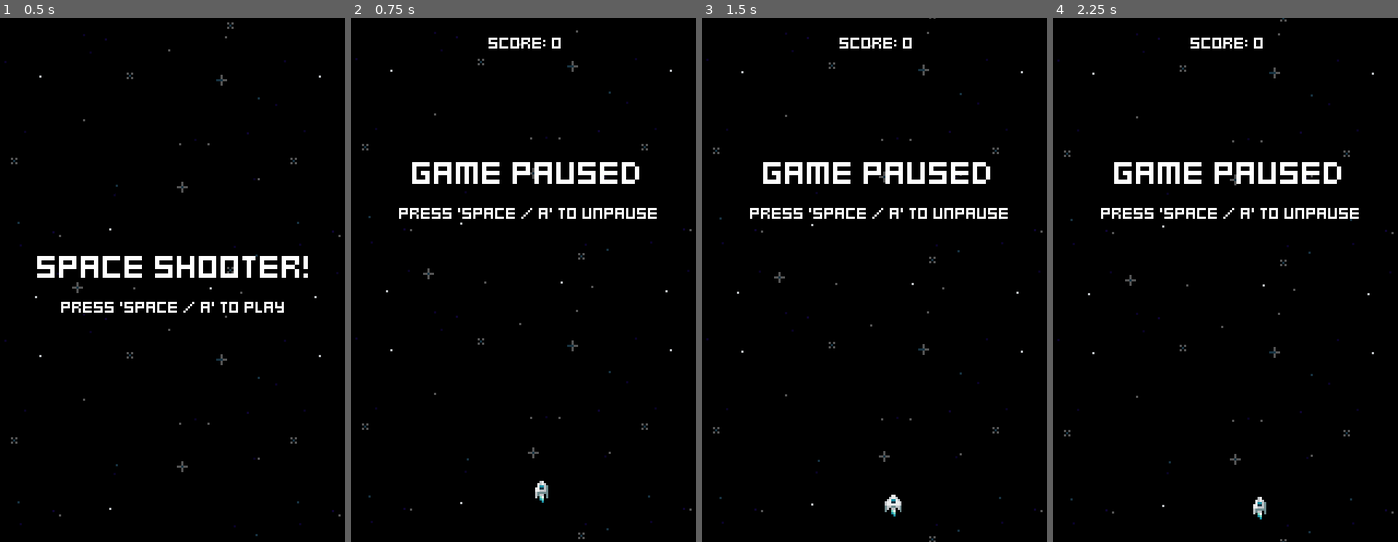
Above: before the commit, frames 1-4 (left to right).
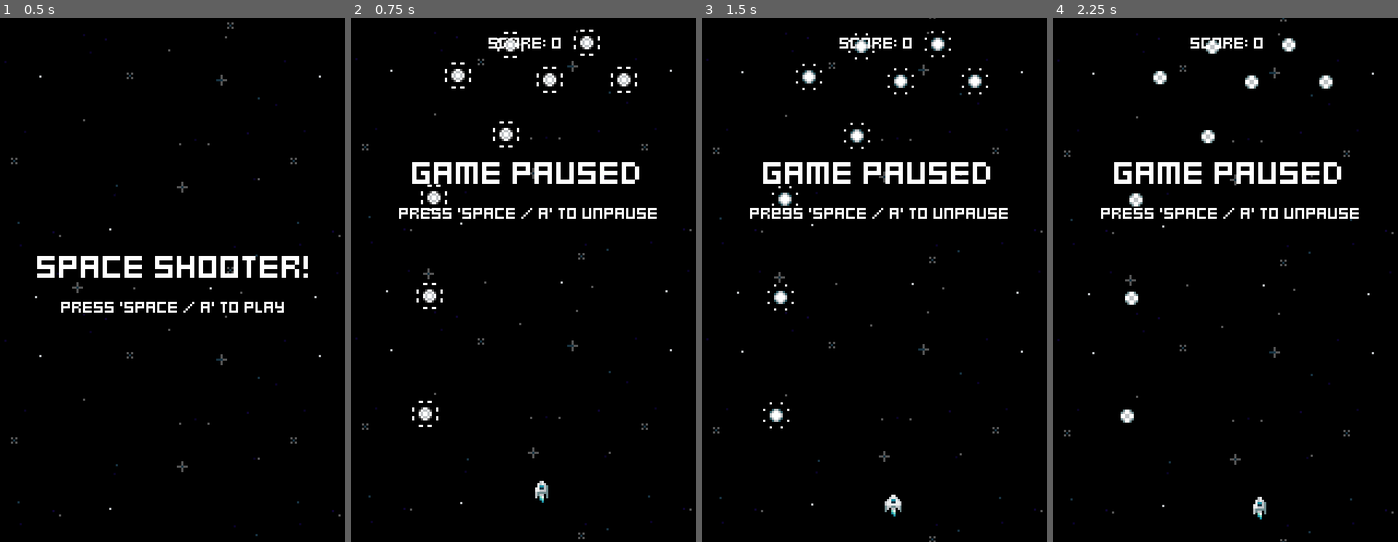
Above: after the commit, the same moments.

Repository: jacristi/godot-space-shooter
Game: Godot game, scene res://ui/menu.tscn
The game is run twice, just before and just after one commit, with the same random seed, the same clock (stepped at 60 frames per second) and the same inputs.
Inputs:
- Up to frame 1 (0.5 s): no input
- Up to frame 2 (0.75 s): tap Space (fire) at 0.5, 0.6 s; hold D (move_right) from 0.53 s (still down)
- Up to frame 3 (1.5 s): tap Space (fire) at 1.25, 1.35 s; release D (move_right) at 1.28 s; hold S (move_down) from 1.28 s (still down)
- Up to frame 4 (2.25 s): tap Space (fire) at 2, 2.1 s; release S (move_down) at 2.03 s; hold D (move_right) from 2.03 s (still down)

Frame 1 is identical in both runs. In frame 2, 1.1% of the frame differs, in the area x 17-83%, y 2-79%; in frame 3, 0.9%; in frame 4, 0.7%.

Commit message:
feat: flanking ships pickup/powerup

Diff:
--- /dev/null
+++ b/pickups/white_pickup.tscn
@@ -0,0 +1,101 @@
+[gd_scene load_steps=15 format=3 uid="uid://clewvp4mprern"]
+
+[ext_resource type="PackedScene" uid="uid://bfgfj802ng1mt" path="res://pickups/pickup.tscn" id="1_j38ps"]
+[ext_resource type="Texture2D" uid="uid://btk6gy3t3fq1d" path="res://assets/spr_white_pickup.png" id="2_5iipw"]
+[ext_resource type="PackedScene" uid="uid://lt8c5mqot8ul" path="res://scenes/player/player_flank.tscn" id="3_fpnt1"]
+
+[sub_resource type="AtlasTexture" id="AtlasTexture_rwwi5"]
+atlas = ExtResource("2_5iipw")
+region = Rect2(0, 0, 16, 16)
+
+[sub_resource type="AtlasTexture" id="AtlasTexture_l4otd"]
+atlas = ExtResource("2_5iipw")
+region = Rect2(16, 0, 16, 16)
+
+[sub_resource type="AtlasTexture" id="AtlasTexture_gnjdg"]
+atlas = ExtResource("2_5iipw")
+region = Rect2(32, 0, 16, 16)
+
+[sub_resource type="AtlasTexture" id="AtlasTexture_d4aub"]
+atlas = ExtResource("2_5iipw")
+region = Rect2(48, 0, 16, 16)
+
+[sub_resource type="AtlasTexture" id="AtlasTexture_r4bjg"]
+atlas = ExtResource("2_5iipw")
+region = Rect2(64, 0, 16, 16)
+
+[sub_resource type="AtlasTexture" id="AtlasTexture_ejsh1"]
+atlas = ExtResource("2_5iipw")
+region = Rect2(80, 0, 16, 16)
+
+[sub_resource type="AtlasTexture" id="AtlasTexture_cohgl"]
+atlas = ExtResource("2_5iipw")
+region = Rect2(96, 0, 16, 16)
+
+[sub_resource type="AtlasTexture" id="AtlasTexture_to5mv"]
+atlas = ExtResource("2_5iipw")
+region = Rect2(112, 0, 16, 16)
+
+[sub_resource type="SpriteFrames" id="SpriteFrames_ovjpf"]
+animations = [{
+"frames": [{
+"duration": 1.0,
+"texture": SubResource("AtlasTexture_rwwi5")
+}, {
+"duration": 1.0,
+"texture": SubResource("AtlasTexture_l4otd")
+}, {
+"duration": 1.0,
+"texture": SubResource("AtlasTexture_gnjdg")
+}, {
+"duration": 1.0,
+"texture": SubResource("AtlasTexture_d4aub")
+}, {
+"duration": 1.0,
+"texture": SubResource("AtlasTexture_r4bjg")
+}, {
+"duration": 1.0,
+"texture": SubResource("AtlasTexture_ejsh1")
+}, {
+"duration": 1.0,
+"texture": SubResource("AtlasTexture_cohgl")
+}, {
+"duration": 1.0,
+"texture": SubResource("AtlasTexture_to5mv")
+}],
+"loop": true,
+"name": &"default",
+"speed": 8.0
+}]
+
+[sub_resource type="RectangleShape2D" id="RectangleShape2D_sdtor"]
+size = Vector2(6, 6)
+
+[sub_resource type="RectangleShape2D" id="RectangleShape2D_cil4h"]
+size = Vector2(6, 6)
+
+[node name="WhitePickup" instance=ExtResource("1_j38ps")]
+
+[node name="AnimatedSprite2D" parent="." index="0"]
+sprite_frames = SubResource("SpriteFrames_ovjpf")
+frame = 3
+frame_progress = 0.911113
+
+[node name="VisibleOnScreenNotifier2D" parent="." index="3"]
+position = Vector2(-4.76837e-07, 0)
+scale = Vector2(0.6, 0.6)
+
+[node name="HurtboxComponent" parent="." index="7"]
+collision_layer = 0
+
+[node name="CollisionShape2D" type="CollisionShape2D" parent="HurtboxComponent" index="0"]
+shape = SubResource("RectangleShape2D_sdtor")
+
+[node name="CollisionShape2D" type="CollisionShape2D" parent="HitboxComponent" index="0"]
+shape = SubResource("RectangleShape2D_cil4h")
+
+[node name="CollectedComponent" parent="." index="12" node_paths=PackedStringArray("spawner_component")]
+spawner_component = NodePath("../CollectedSpawnerComponent")
+
+[node name="CollectedSpawnerComponent" parent="." index="13"]
+scene = ExtResource("3_fpnt1")
--- a/scenes/game.tscn
+++ b/scenes/game.tscn
@@ -8,6 +8,7 @@
 [ext_resource type="PackedScene" uid="uid://di2ph76flv6jj" path="res://pickups/pickup_generator.tscn" id="5_824rs"]
 [ext_resource type="LabelSettings" uid="uid://cjof1qwn8asa1" path="res://fonts/default_label_settings.tres" id="5_tlyl2"]
 [ext_resource type="PackedScene" uid="uid://3etvr5r3lq15" path="res://ui/pause_menu.tscn" id="7_of8lj"]
+[ext_resource type="PackedScene" uid="uid://clewvp4mprern" path="res://pickups/white_pickup.tscn" id="9_7yqqs"]
 
 [node name="Game" type="Node2D"]
 script = ExtResource("1_1juuu")
@@ -35,3 +36,30 @@
 offset_top = 77.0
 offset_right = 81.0
 offset_bottom = 77.0
+
+[node name="WhitePickup" parent="." instance=ExtResource("9_7yqqs")]
+position = Vector2(34, 181)
+
+[node name="WhitePickup2" parent="." instance=ExtResource("9_7yqqs")]
+position = Vector2(36, 127)
+
+[node name="WhitePickup3" parent="." instance=ExtResource("9_7yqqs")]
+position = Vector2(38, 82)
+
+[node name="WhitePickup4" parent="." instance=ExtResource("9_7yqqs")]
+position = Vector2(73, 12)
+
+[node name="WhitePickup5" parent="." instance=ExtResource("9_7yqqs")]
+position = Vector2(108, 11)
+
+[node name="WhitePickup6" parent="." instance=ExtResource("9_7yqqs")]
+position = Vector2(125, 28)
+
+[node name="WhitePickup7" parent="." instance=ExtResource("9_7yqqs")]
+position = Vector2(91, 28)
+
+[node name="WhitePickup8" parent="." instance=ExtResource("9_7yqqs")]
+position = Vector2(49, 26)
+
+[node name="WhitePickup9" parent="." instance=ExtResource("9_7yqqs")]
+position = Vector2(71, 53)
--- /dev/null
+++ b/scenes/player/player_flank.gd
@@ -0,0 +1,76 @@
+extends Node2D
+
+@export var lerp_offset_x := -5
+@export var lerp_offset_y := 5
+
+@onready var stats_component: StatsComponent = $StatsComponent
+@onready var projectile_spawner: SpawnerComponent = $ProjectileSpawner
+@onready var fire_rate_timer: Timer = $FireRateTimer
+@onready var scale_component: ScaleComponent = $ScaleComponent
+@onready var shoot_audio_player: VariablePitchAudioStreamPlayer = $ShootAudioStreamPlayer
+@onready var lerp_component: LerpComponent = $LerpComponent
+
+var player
+var is_flank_left_1 := false
+var is_flank_left_2 := false
+var is_flank_right_1 := false
+var is_flank_right_2 := false
+
+func spawn_flank_pos() -> void:
+
+    if not player.has_flank_left_1:
+        lerp_component.offset_x = -10
+        lerp_component.offset_y = 5
+        lerp_component.lerp_amount = 25
+        player.has_flank_left_1 = true
+        is_flank_left_1 = true
+
+    elif not player.has_flank_right_1:
+        lerp_component.offset_x = 10
+        lerp_component.offset_y = 5
+        lerp_component.lerp_amount = 25
+        player.has_flank_right_1 = true
+        is_flank_right_1 = true
+
+    elif not player.has_flank_left_2:
+        lerp_component.offset_x = -20
+        lerp_component.offset_y = 7
+        lerp_component.lerp_amount = 15
+        player.has_flank_left_2 = true
+        is_flank_left_2 = true
+
+    elif not player.has_flank_right_2:
+        lerp_component.offset_x = 20
+        lerp_component.offset_y = 7
+        lerp_component.lerp_amount = 15
+        player.has_flank_right_2 = true
+        is_flank_right_2 = true
+    else:
+        queue_free()
+
+
+func _ready() -> void:
+    stats_component.no_health.connect(clear_flank_pos_on_destroy)
+    player = get_tree().get_first_node_in_group("player")
+    player.fire_rate_timer.timeout.connect(fire_projectiles)
+    lerp_component.offset_y = lerp_offset_y
+    spawn_flank_pos()
+
+
+func fire_projectiles():
+    shoot_audio_player.play_with_variance()
+    projectile_spawner.spawn()
+    scale_component.tween_scale()
+
+
+func _process(delta: float) -> void:
+    if not is_instance_valid(player):
+        queue_free()
+        return
+
+
+func clear_flank_pos_on_destroy() -> void:
+    if is_flank_left_1 == true: player.has_flank_left_1 = false
+    elif is_flank_left_2 == true: player.has_flank_left_2 = false
+    elif is_flank_right_1 == true: player.has_flank_right_1 = false
+    elif is_flank_right_2 == true: player.has_flank_right_2 = false
--- /dev/null
+++ b/scenes/player/player_flank.tscn
@@ -0,0 +1,109 @@
+[gd_scene load_steps=19 format=3 uid="uid://lt8c5mqot8ul"]
+
+[ext_resource type="Texture2D" uid="uid://besyj82uwm0p8" path="res://assets/spr_flank_ship.png" id="1_c61x5"]
+[ext_resource type="Script" path="res://components/spawner_component.gd" id="1_ce4hv"]
+[ext_resource type="Script" path="res://scenes/player/player_flank.gd" id="1_dmpxw"]
+[ext_resource type="PackedScene" uid="uid://0x52vg1d6dtb" path="res://projectiles/player_projectile_small.tscn" id="2_xui4r"]
+[ext_resource type="Script" path="res://components/scale_component.gd" id="3_6f1x4"]
+[ext_resource type="Script" path="res://components/stats_component.gd" id="4_b6v2r"]
+[ext_resource type="Script" path="res://components/hurtbox_component.gd" id="5_ggttu"]
+[ext_resource type="Script" path="res://components/hurt_component.gd" id="6_pjykb"]
+[ext_resource type="PackedScene" uid="uid://cm375hqr0kc7t" path="res://effects/explosion_effect.tscn" id="7_tsld8"]
+[ext_resource type="Script" path="res://components/destroyed_component.gd" id="8_sxelt"]
+[ext_resource type="AudioStream" uid="uid://brofr43frbllx" path="res://sfx/shoot_sound_1.wav" id="9_hl7w2"]
+[ext_resource type="Script" path="res://components/variable_pitch_audio_stream_player.gd" id="10_s1my3"]
+[ext_resource type="Script" path="res://components/lerp_component.gd" id="11_xiauc"]
+
+[sub_resource type="AtlasTexture" id="AtlasTexture_30jot"]
+atlas = ExtResource("1_c61x5")
+region = Rect2(0, 8, 8, 8)
+
+[sub_resource type="AtlasTexture" id="AtlasTexture_rikks"]
+atlas = ExtResource("1_c61x5")
+region = Rect2(8, 8, 8, 8)
+
+[sub_resource type="AtlasTexture" id="AtlasTexture_frjtg"]
+atlas = ExtResource("1_c61x5")
+region = Rect2(16, 8, 8, 8)
+
+[sub_resource type="SpriteFrames" id="SpriteFrames_kkcaq"]
+animations = [{
+"frames": [{
+"duration": 1.0,
+"texture": SubResource("AtlasTexture_30jot")
+}, {
+"duration": 1.0,
+"texture": SubResource("AtlasTexture_rikks")
+}, {
+"duration": 1.0,
+"texture": SubResource("AtlasTexture_frjtg")
+}],
+"loop": true,
+"name": &"center",
+"speed": 8.0
+}]
+
+[sub_resource type="RectangleShape2D" id="RectangleShape2D_kf6ak"]
+size = Vector2(3, 4)
+
+[node name="PlayerFlank" type="Node2D"]
+script = ExtResource("1_dmpxw")
+
+[node name="AnimatedSprite2D" type="AnimatedSprite2D" parent="."]
+sprite_frames = SubResource("SpriteFrames_kkcaq")
+animation = &"center"
+autoplay = "center"
+
+[node name="ProjectileSpawner" type="Node2D" parent="."]
+script = ExtResource("1_ce4hv")
+scene = ExtResource("2_xui4r")
+
+[node name="FireRateTimer" type="Timer" parent="."]
+wait_time = 0.4
+autostart = true
+
+[node name="ScaleComponent" type="Node" parent="." node_paths=PackedStringArray("sprite")]
+script = ExtResource("3_6f1x4")
+sprite = NodePath("..")
+scale_amount = Vector2(1.25, 1.25)
+scale_duration = 0.25
+
+[node name="StatsComponent" type="Node" parent="."]
+script = ExtResource("4_b6v2r")
+
+[node name="HurtboxComponent" type="Area2D" parent="."]
+collision_mask = 0
+script = ExtResource("5_ggttu")
+
+[node name="CollisionShape2D" type="CollisionShape2D" parent="HurtboxComponent"]
+position = Vector2(0.5, 0)
+shape = SubResource("RectangleShape2D_kf6ak")
+
+[node name="HurtComponent" type="Node" parent="." node_paths=PackedStringArray("stats_component", "hurtbox_component")]
+script = ExtResource("6_pjykb")
+stats_component = NodePath("../StatsComponent")
+hurtbox_component = NodePath("../HurtboxComponent")
+
+[node name="ExplosionSpawnerComponent" type="Node2D" parent="."]
+script = ExtResource("1_ce4hv")
+scene = ExtResource("7_tsld8")
+
+[node name="DestroyedComponent" type="Node" parent="." node_paths=PackedStringArray("actor", "stats_component", "spawner_component")]
+script = ExtResource("8_sxelt")
+actor = NodePath("..")
+stats_component = NodePath("../StatsComponent")
+spawner_component = NodePath("../ExplosionSpawnerComponent")
+
+[node name="ShootAudioStreamPlayer" type="AudioStreamPlayer" parent="."]
+stream = ExtResource("9_hl7w2")
+volume_db = -8.0
+pitch_scale = 0.75
+bus = &"SFX"
+script = ExtResource("10_s1my3")
+pitch_max = 1.0
+
+[node name="LerpComponent" type="Node" parent="." node_paths=PackedStringArray("actor")]
+script = ExtResource("11_xiauc")
+lerp_amount = 25.0
+actor = NodePath("..")
+lerp_y = true
--- a/scenes/player/player_ship.gd
+++ b/scenes/player/player_ship.gd
@@ -13,6 +13,11 @@
 @onready var thrust_animated_sprite: AnimatedSprite2D = $SpriteAnchor/ThrustAnimatedSprite
 @onready var shoot_audio_player: VariablePitchAudioStreamPlayer = $ShootAudioStreamPlayer
 @onready var level_up_audio_stream_player: VariablePitchAudioStreamPlayer = $LevelUpAudioStreamPlayer
+
+var has_flank_left_1 := false
+var has_flank_left_2 := false
+var has_flank_right_1 := false
+var has_flank_right_2 := false
 
 
 var TIMER_POINT_BREAKS = {
Binary file added: assets/spr_flank_ship.png
Not shown, added: assets/spr_flank_ship.png.import
Binary file added: assets/spr_white_pickup.png
Not shown, added: assets/spr_white_pickup.png.import
Not shown: 1 places in scenes/game.tscn that only renumber resources
